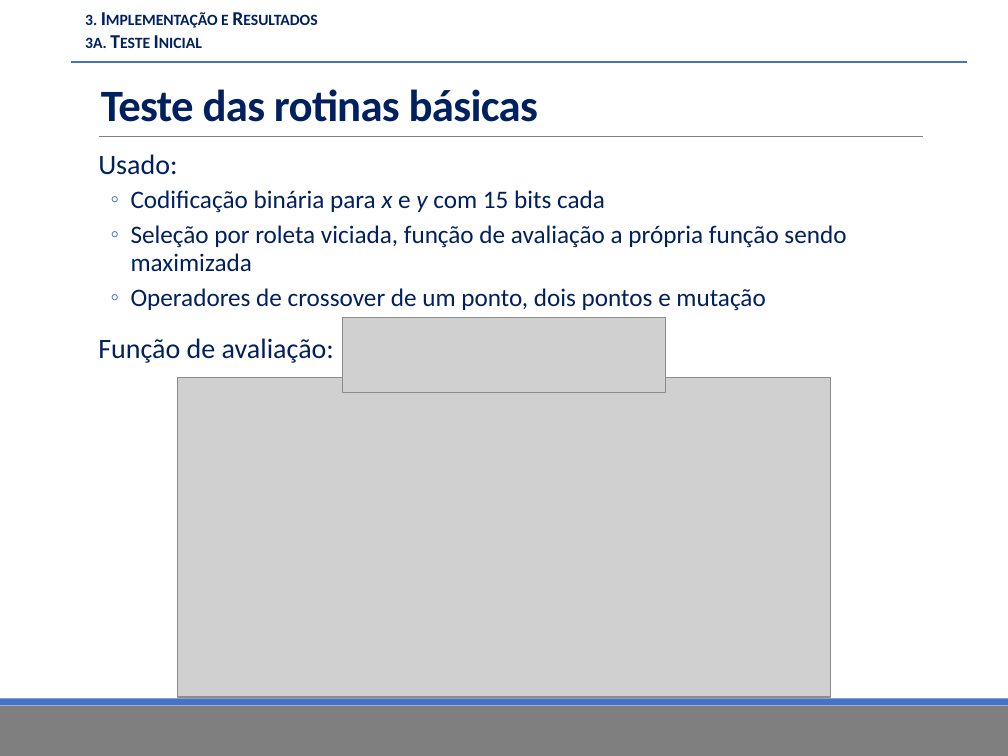
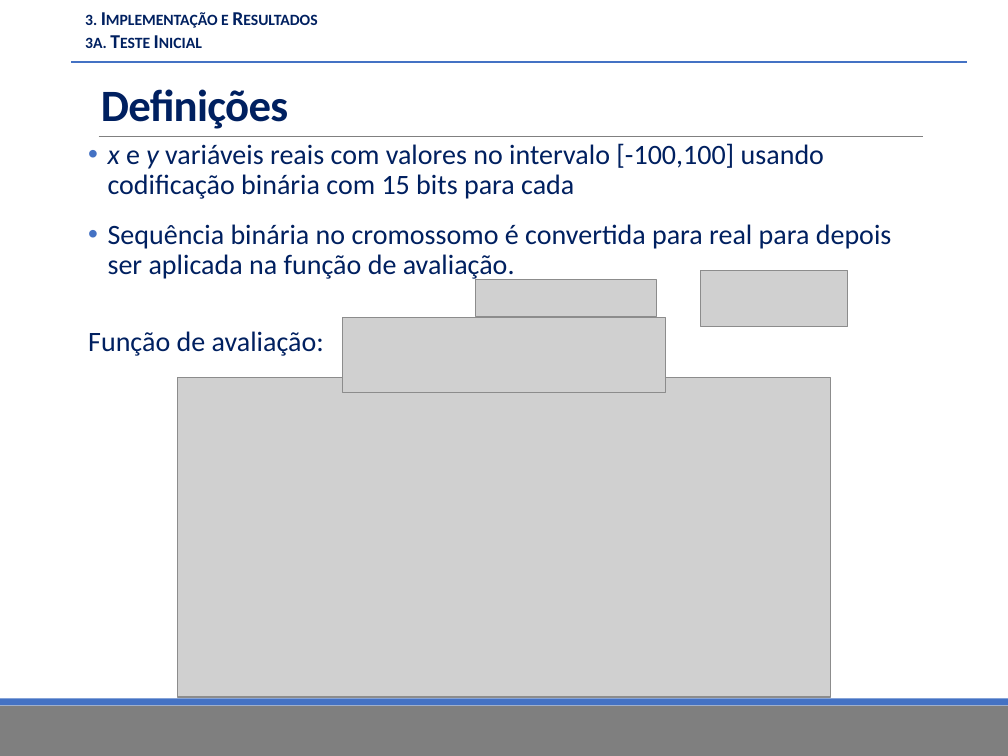
Before and after one commit to fkay/TCC-Monografia, a slide deck: slide 33 of Apresentação/TCC.pptx (slide 32 before the commit). Drawn at 1008x756 pixels with LibreOffice and Linux fonts; fonts in the diff are those of the drawing; grey boxes stand for pictures; background and template pictures are left out. Boxes give left, top, right and bottom in pixels: in the first picture for what was removed or moved away, otherwise in the second. Text is boxed around its words. In the diff, an @@ line names an element or a change of style, - is before the commit and + after.

```diff
--- a/Apresentação/TCC.pptx
+++ b/Apresentação/TCC.pptx
@@ title at <box>101,89,289,129</box>: text changed @@
-Teste das rotinas básicas
+Definições
@@ text "x e y variáveis reais ...": place and size @@
-text "x e y variáveis reais ..." at <box>98,154,846,363</box>
+text "x e y variáveis reais ..." at <box>88,143,892,356</box>
@@ text at <box>108,143,892,281</box>: text changed; size 18 to 20 pt @@
-  Usado:
-  ◦ Codificação binária para x e y com 15 bits cada
-  ◦ Seleção por roleta viciada, função de avaliação a própria função sendo maximizada
-  ◦ Operadores de crossover de um ponto, dois pontos e mutação
+• x e y variáveis reais com valores no intervalo [-100,100] usando codificação binária com 15 bits para cada
+• Sequência binária no cromossomo é convertida para real para depois ser aplicada na função de avaliação.
@@ picture added at <box>476,280,656,318</box> @@
@@ picture added at <box>701,270,848,327</box> @@
@@ text at <box>88,331,324,356</box>: bullet   to none @@
```
Also in this commit, not shown: 5 other slides changed, 29 slides added, 3 other files.
